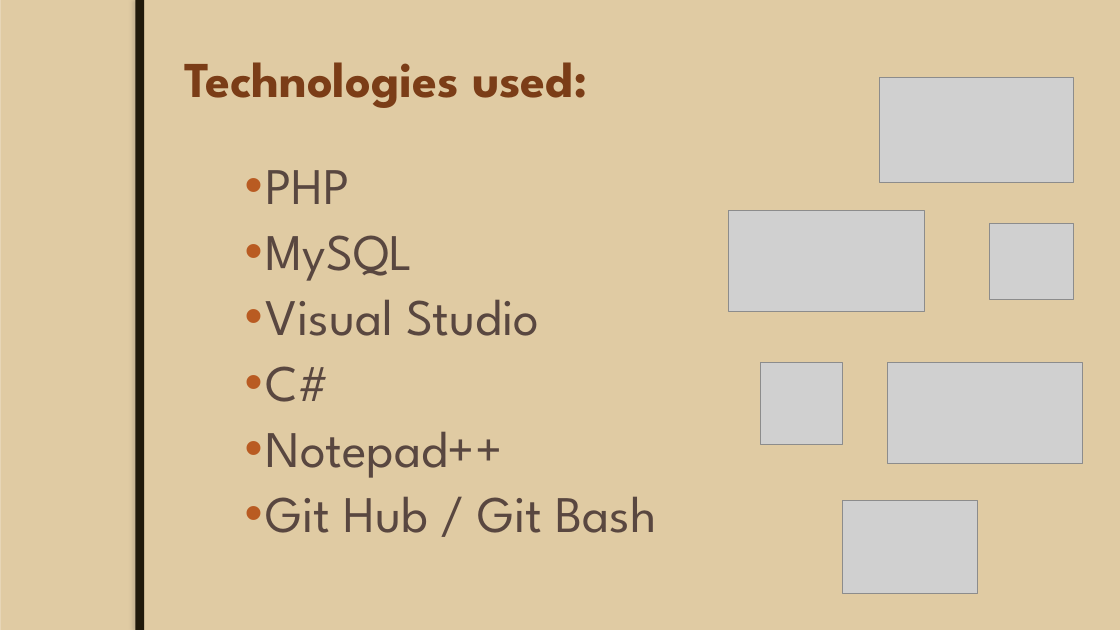
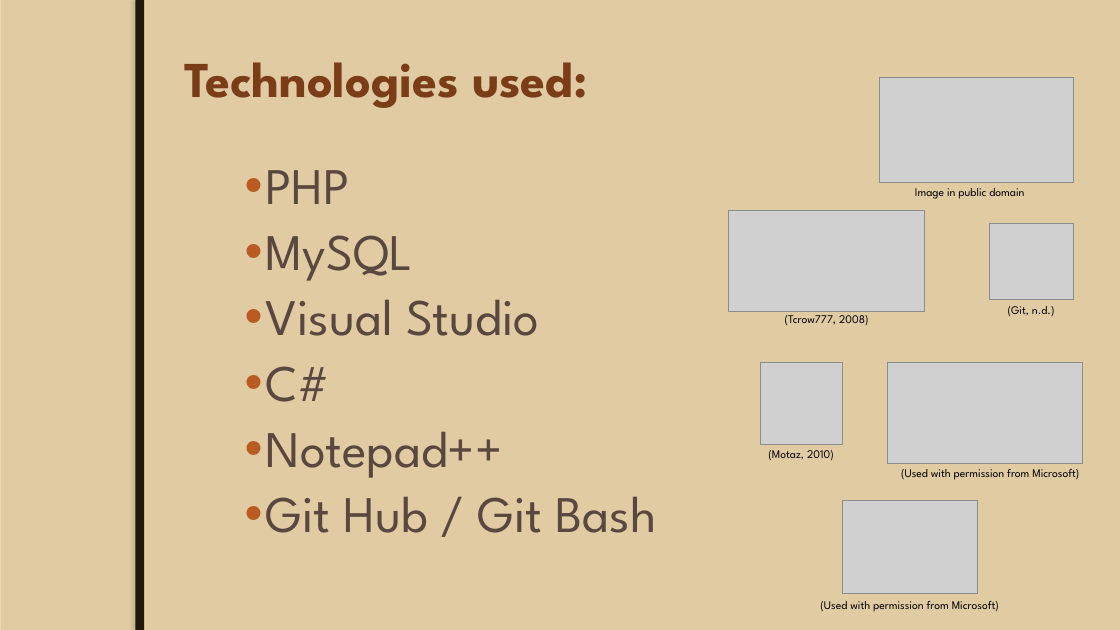
Before and after one commit to JoeyTatu/GoldenYears, a slide deck: slide 4 of Week 8 - Presentation slides/Mid-Term Project.pptx. Drawn at 1120x630 pixels with LibreOffice and Linux fonts; fonts in the diff are those of the drawing; grey boxes stand for pictures; background and template pictures are left out. Boxes give left, top, right and bottom in pixels: in the first picture for what was removed or moved away, otherwise in the second. Text is boxed around its words. In the diff, an @@ line names an element or a change of style, - is before the commit and + after.

```diff
--- a/Week 8 - Presentation slides/Mid-Term Project.pptx
+++ b/Week 8 - Presentation slides/Mid-Term Project.pptx
@@ text added at (x1=915, y1=188, x2=1024, y2=199), 10 pt, text #000000 @@
+Image in public domain
@@ text added at (x1=785, y1=311, x2=869, y2=325), 10 pt, text #000000 @@
+(Tcrow777, 2008)
@@ text added at (x1=1008, y1=306, x2=1055, y2=316), 10 pt, text #000000 @@
+(Git, n.d.)
@@ text added at (x1=768, y1=450, x2=834, y2=460), 10 pt, text #000000 @@
+(Motaz, 2010)
@@ text added at (x1=901, y1=469, x2=1079, y2=480), 10 pt, text #000000 @@
+(Used with permission from Microsoft)
@@ text added at (x1=820, y1=601, x2=999, y2=612), 10 pt, text #000000 @@
+(Used with permission from Microsoft)
```
Also in this commit, not shown: 8 other slides changed, 35 other files.
